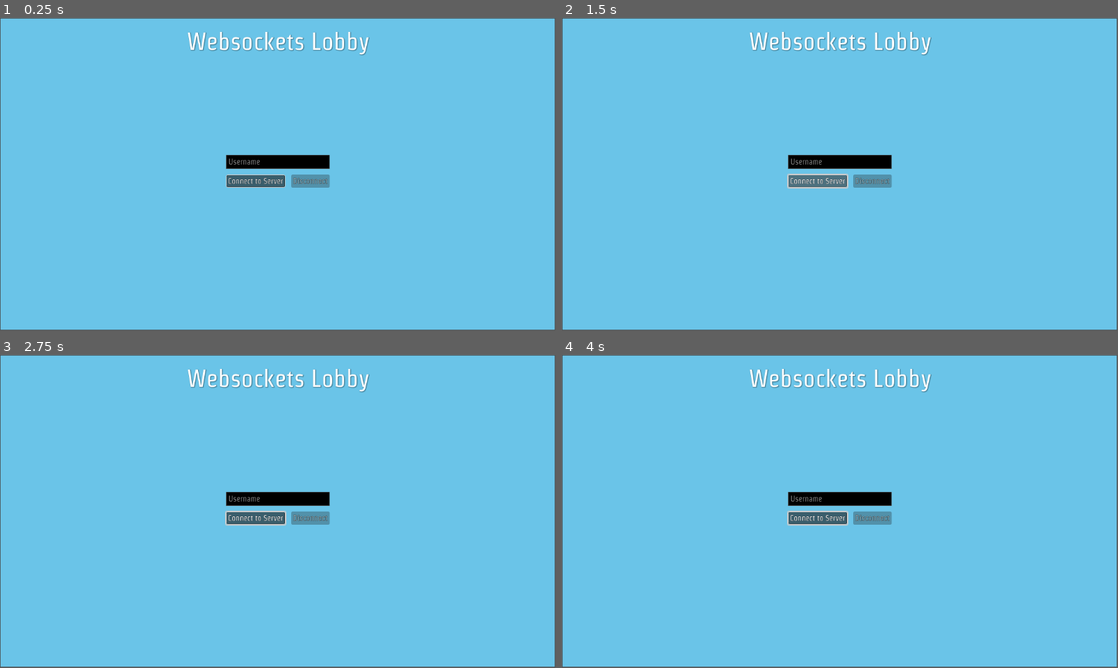
Above: before the commit, frames 1-4 (two rows, left to right).
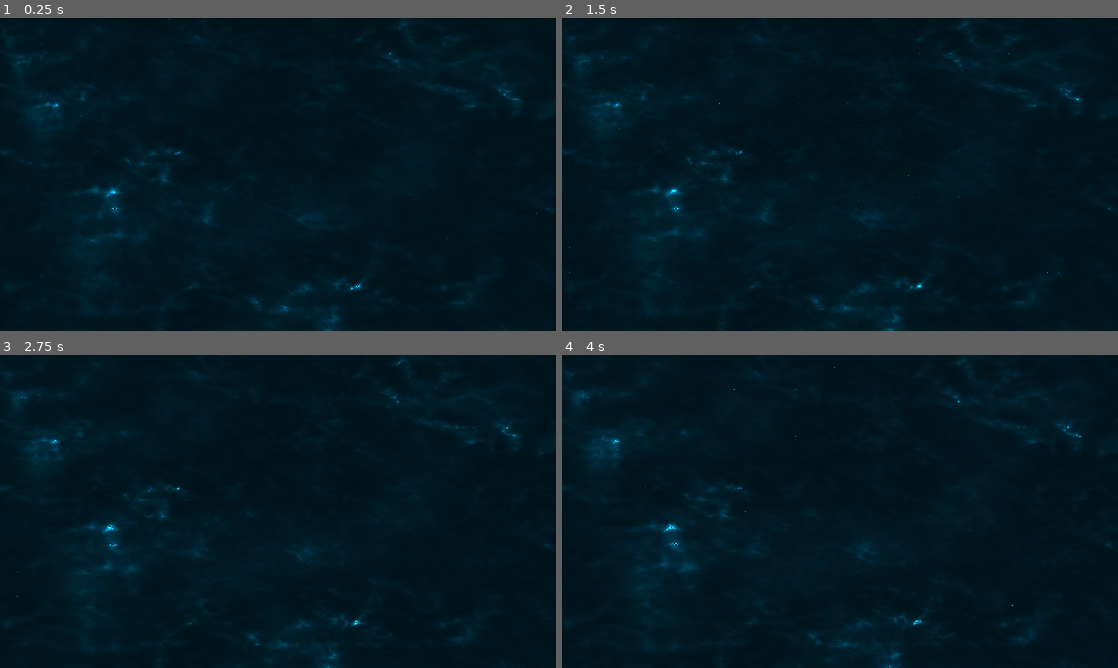
Above: after the commit, the same moments.

Repository: jonandrewdavis/jad-web-rtc-prototype
Game: Godot game, scene res://main.tscn
The game is run twice, just before and just after one commit, with the same random seed, the same clock (stepped at 60 frames per second) and the same inputs.
Inputs (mouse positions are in pixels of both pictures, inside the frame that each line leads up to):
- Up to frame 1 (0.25 s): no input
- Up to frame 2 (1.5 s): tap Enter at 0.5 s; move the mouse to (962, 158) at 0.52 s; hold D (right) 0.53-1.25 s; tap C (crouch) at 0.6 s; tap Space (jump) at 0.77 s; click (817, 180) at 1.25 s, where only the run before the commit has a clickable "Connect to Server"
- Up to frame 3 (2.75 s): move the mouse to (166, 527) at 2.02 s; hold S (down) from 2.03 s (still down); click (166, 527) at 2.1 s
- Up to frame 4 (4 s): move the mouse to (895, 442) at 2.77 s; release S (down) at 2.78 s; hold D (right) 2.78-3.53 s; hold Shift (sprint) 2.78-3.53 s; move the mouse to (812, 574) at 3.52 s; hold W (up) from 3.53 s (still down); tap C (crouch) at 3.6 s
In our replay, the window is 799x449 before the commit and 800x450 after it. These sizes can differ from the game's own. Grey fills any space a smaller window leaves; there, only what the larger window draws over its background counts as a difference.

The runs differ from the first frame. In frame 1, 100% of the frame differs, in the area x 0-100%, y 0-100%; in frame 2, 100%; in frame 3, 100%; in frame 4, 100%.

Commit message:
feat: fun with shaders

Diff:
--- /dev/null
+++ b/godot_client/game/world/panorama_sky_material.tres
@@ -0,0 +1,19 @@
+[gd_resource type="ShaderMaterial" load_steps=3 format=3 uid="uid://dsenaup7yl1qq"]
+
+[ext_resource type="Shader" uid="uid://dpf2714ymhaie" path="res://shaders/panorama_sky_texture_with_clouds_shader.gdshader" id="1_x6by0"]
+[ext_resource type="Texture2D" uid="uid://3bbhh1hy8wyv" path="res://assets/textures/NightSkyHDRI008_2K-TONEMAPPED.jpg" id="2_nq3l8"]
+
+[resource]
+shader = ExtResource("1_x6by0")
+shader_parameter/source_panorama = ExtResource("2_nq3l8")
+shader_parameter/add_clouds = true
+shader_parameter/clouds_below = false
+shader_parameter/cloud_scale = 0.25
+shader_parameter/speed = 0.010000000475
+shader_parameter/cloud_dark = 0.5
+shader_parameter/cloud_light = 0.3
+shader_parameter/cloud_cover = 0.2
+shader_parameter/cloud_alpha = 8.0
+shader_parameter/sky_tint = 0.5
+shader_parameter/height_offset = 0.2
+shader_parameter/sky_contribution = 0.5
--- a/godot_client/game/world/world.tscn
+++ b/godot_client/game/world/world.tscn
@@ -3,17 +3,18 @@
 [ext_resource type="Script" uid="uid://hxohhat02ubx" path="res://addons/bad.multiplayer/bad_match_handler.gd" id="1_k7f6b"]
 [ext_resource type="Material" uid="uid://dpuau02nlxdgb" path="res://game/world/floor_material.tres" id="1_vn0wg"]
 [ext_resource type="PackedScene" uid="uid://cc1m2a1obsyn4" path="res://addons/fpc/character.tscn" id="2_4adp2"]
+[ext_resource type="Material" uid="uid://dsenaup7yl1qq" path="res://game/world/panorama_sky_material.tres" id="3_dess5"]
 [ext_resource type="Texture2D" uid="uid://cxjxvqmf4boxq" path="res://assets/textures/green.png" id="3_k7f6b"]
 
-[sub_resource type="ProceduralSkyMaterial" id="ProceduralSkyMaterial_k7f6b"]
-
 [sub_resource type="Sky" id="Sky_4adp2"]
-sky_material = SubResource("ProceduralSkyMaterial_k7f6b")
+sky_material = ExtResource("3_dess5")
 
 [sub_resource type="Environment" id="Environment_dess5"]
 background_mode = 2
 sky = SubResource("Sky_4adp2")
-reflected_light_source = 2
+ambient_light_source = 2
+ambient_light_color = Color(0.95330006, 0.76221853, 0.7074182, 1)
+reflected_light_source = 1
 tonemap_mode = 4
 
 [sub_resource type="CompressedTexture2D" id="CompressedTexture2D_4adp2"]
@@ -63,7 +64,7 @@
 transform = Transform3D(-0.09011109, -0.7987319, 0.5949012, 0, 0.5973313, 0.8019946, -0.99593174, 0.07226861, -0.053826176, 0, 3.7201366, 8.137672)
 light_energy = 4.0
 shadow_enabled = true
-directional_shadow_mode = 0
+directional_shadow_mode = 1
 
 [node name="PlayerContainer" type="Node3D" parent="."]
 
@@ -116,3 +117,6 @@
 
 [node name="Marker3D2" type="Marker3D" parent="SpawnPoints"]
 transform = Transform3D(1, 0, 0, 0, 1, 0, 0, 0, 1, 0, 1.3436141, -5.3050785)
+
+[node name="Camera3D" type="Camera3D" parent="."]
+transform = Transform3D(1, 0, 0, 0, 0.9343849, -0.35626507, 0, 0.35626507, 0.9343849, 2.040536, 3.1169095, 4.559601)
--- a/godot_client/main.gd
+++ b/godot_client/main.gd
@@ -1,5 +1,4 @@
-extends Control
-
+extends Node
 
 # Called when the node enters the scene tree for the first time.
 func _ready() -> void:
--- a/godot_client/main.tscn
+++ b/godot_client/main.tscn
@@ -1,16 +1,50 @@
-[gd_scene load_steps=3 format=3 uid="uid://coipmkwg135us"]
+[gd_scene load_steps=8 format=3 uid="uid://coipmkwg135us"]
 
 [ext_resource type="Script" uid="uid://cvbrcxopt3pdp" path="res://main.gd" id="1_ig7tw"]
+[ext_resource type="PackedScene" uid="uid://cybu63jspuy30" path="res://menus/main_menu_bad/main_menu_bad.tscn" id="2_0xm2m"]
+[ext_resource type="Shader" uid="uid://d8hbewvob8f6" path="res://shaders/nebula.gdshader" id="2_h2yge"]
+[ext_resource type="FastNoiseLite" uid="uid://s5s6uy8lpt7q" path="res://shaders/nebula_fast_lite_cubic_noise.tres" id="3_1bvp3"]
 [ext_resource type="PackedScene" uid="uid://chqusw4w4e11" path="res://menus/lobby_menu/lobby_menu.tscn" id="3_h2yge"]
 
-[node name="Main" type="Control"]
-layout_mode = 3
+[sub_resource type="NoiseTexture2D" id="NoiseTexture2D_lquwl"]
+noise = ExtResource("3_1bvp3")
+
+[sub_resource type="ShaderMaterial" id="ShaderMaterial_7mycd"]
+shader = ExtResource("2_h2yge")
+shader_parameter/stars_on = true
+shader_parameter/stars_flicker = true
+shader_parameter/timeScaleFactor = 0.029999999998835847
+shader_parameter/noise_texture = SubResource("NoiseTexture2D_lquwl")
+shader_parameter/colour_muiltiplier = Color(0.41884705, 0.7190553, 1, 1)
+shader_parameter/colour_muiltiplier2 = Color(0.07450981, 1, 1, 1)
+shader_parameter/brightness = 1.0000000475000002
+shader_parameter/clouds_resolution = 8.000000380000001
+shader_parameter/clouds_intesity = 0.20000001369110004
+shader_parameter/waveyness = 0.5
+shader_parameter/fragmentation = 7.0
+shader_parameter/distortion = 1.5
+shader_parameter/clouds_alpha = 0.5
+shader_parameter/movement = 0.89999999757907
+shader_parameter/blur = 1.4
+shader_parameter/blur2 = 0.01
+shader_parameter/bg_speed = 0.19999999999708962
+shader_parameter/mid_speed = 0.5
+shader_parameter/fg_speed = 1.0
+
+[node name="Main" type="Node"]
+script = ExtResource("1_ig7tw")
+
+[node name="BackgroundShader" type="ColorRect" parent="."]
+material = SubResource("ShaderMaterial_7mycd")
 anchors_preset = 15
 anchor_right = 1.0
 anchor_bottom = 1.0
 grow_horizontal = 2
 grow_vertical = 2
-script = ExtResource("1_ig7tw")
+metadata/_edit_use_anchors_ = true
 
 [node name="LobbyMenu" parent="." instance=ExtResource("3_h2yge")]
-layout_mode = 1
+visible = false
+
+[node name="MainMenuBad" parent="." instance=ExtResource("2_0xm2m")]
+visible = false
--- a/godot_client/menus/lobby_menu/lobby_menu.tscn
+++ b/godot_client/menus/lobby_menu/lobby_menu.tscn
@@ -1,14 +1,6 @@
-[gd_scene load_steps=3 format=3 uid="uid://chqusw4w4e11"]
+[gd_scene load_steps=2 format=3 uid="uid://chqusw4w4e11"]
 
 [ext_resource type="Script" uid="uid://e1via0bhi4hy" path="res://menus/lobby_menu/lobby_menu.gd" id="1_3p3bs"]
-
-[sub_resource type="StyleBoxFlat" id="StyleBoxFlat_3p3bs"]
-bg_color = Color(0.41779894, 0.7696412, 0.9103308, 1)
-border_width_left = 1
-border_width_top = 1
-border_width_right = 1
-border_width_bottom = 1
-border_color = Color(0.282353, 0.282353, 0.282353, 1)
 
 [node name="LobbyMenu" type="Control"]
 layout_mode = 3
@@ -18,15 +10,6 @@
 grow_horizontal = 2
 grow_vertical = 2
 script = ExtResource("1_3p3bs")
-
-[node name="Panel" type="Panel" parent="."]
-layout_mode = 1
-anchors_preset = 15
-anchor_right = 1.0
-anchor_bottom = 1.0
-grow_horizontal = 2
-grow_vertical = 2
-theme_override_styles/panel = SubResource("StyleBoxFlat_3p3bs")
 
 [node name="TopCenter" type="MarginContainer" parent="."]
 layout_mode = 1
--- a/godot_client/menus/main_menu_bad/main_menu_bad.tscn
+++ b/godot_client/menus/main_menu_bad/main_menu_bad.tscn
@@ -4,8 +4,13 @@
 [ext_resource type="PackedScene" uid="uid://dvt043rm64w77" path="res://menus/main_menu_bad/sub-menus/host_options_menu.tscn" id="2_4ince"]
 [ext_resource type="PackedScene" uid="uid://bxckjot076ujd" path="res://menus/main_menu_bad/sub-menus/join_options_menu.tscn" id="3_3xydf"]
 
-[sub_resource type="StyleBoxFlat" id="StyleBoxFlat_kqo2c"]
-bg_color = Color(0, 0.654902, 0.878431, 0.176471)
+[sub_resource type="StyleBoxFlat" id="StyleBoxFlat_6pmu0"]
+bg_color = Color(0, 0, 0, 0)
+border_width_left = 1
+border_width_top = 1
+border_width_right = 1
+border_width_bottom = 1
+border_color = Color(0.282353, 0.282353, 0.282353, 1)
 
 [sub_resource type="StyleBoxFlat" id="StyleBoxFlat_4ince"]
 draw_center = false
@@ -48,7 +53,7 @@
 
 [node name="Panel" type="Panel" parent="MarginContainer"]
 layout_mode = 2
-theme_override_styles/panel = SubResource("StyleBoxFlat_kqo2c")
+theme_override_styles/panel = SubResource("StyleBoxFlat_6pmu0")
 
 [node name="VBoxContainer" type="VBoxContainer" parent="MarginContainer/Panel"]
 visible = false
--- a/godot_client/project.godot
+++ b/godot_client/project.godot
@@ -22,6 +22,11 @@
 BADNetworkEvents="*res://addons/bad.multiplayer/autoloads/bad_network_events.gd"
 BADSceneManager="*res://addons/bad.multiplayer/autoloads/bad_scene_manager.gd"
 BADMP="*res://addons/bad.multiplayer/autoloads/bad_mp.gd"
+
+[display]
+
+window/size/mode=2
+window/stretch/mode="canvas_items"
 
 [editor_plugins]
 
--- /dev/null
+++ b/godot_client/shaders/nebula.gdshader
@@ -0,0 +1,142 @@
+shader_type canvas_item;
+
+// --- Star and Time Configuration ---
+uniform bool stars_on = true;             // Toggle star rendering
+uniform bool stars_flicker = true;        // Toggle flickering effect for stars
+uniform float timeScaleFactor = 0.04;     // Time scaling for animation speed
+
+// --- Noise Texture for Clouds and Flow ---
+uniform sampler2D noise_texture : repeat_enable, filter_linear;
+
+// --- Color Control ---
+uniform vec4 colour_muiltiplier : source_color = vec4(1.0); // Final color tint
+uniform vec4 colour_muiltiplier2 : source_color = vec4(1.0); // Extra post-multiplier
+
+// --- Visual Tuning Parameters ---
+uniform float brightness : hint_range(0.0, 3.0) = 1.2;
+uniform float clouds_resolution : hint_range(0.0, 20.0) = 10.0;
+uniform float clouds_intesity : hint_range(-0.06, 0.5) = 0.0;
+uniform float waveyness : hint_range(0.0, 10.0) = 0.5;
+uniform float fragmentation : hint_range(0.0, 100.0) = 7.0;
+uniform float distortion : hint_range(0.0, 10.0) = 1.5;
+uniform float clouds_alpha : hint_range(0.4, 0.6) = 0.5;
+uniform float movement : hint_range(0.7, 2.0) = 1.3;
+uniform float blur : hint_range(0.0, 10.0) = 1.4;
+uniform float blur2 : hint_range(0.0, 0.01) = 0.01;
+
+// --- Parallax Speeds for Depth Layers ---
+uniform float bg_speed = 0.1;
+uniform float mid_speed = 0.5;
+uniform float fg_speed = 1.0;
+
+// Scaled time for animation
+float localTime() {
+    return TIME * timeScaleFactor;
+}
+
+// 2D rotation matrix
+mat2 makem2(float theta) {
+    float c = cos(theta);
+    float s = sin(theta);
+    return mat2(vec2(c, -s), vec2(s, c));
+}
+
+// Noise sampling from red channel
+float noise(vec2 x) {
+    return texture(noise_texture, x * blur2).x;
+}
+
+// Noise sampling from green channel
+float noisey(vec2 y) {
+    return texture(noise_texture, y * blur2).y;
+}
+
+// Gradient noise for flow field
+vec2 gradn(vec2 p) {
+    float ep = 0.09;
+    float gradx = noise(vec2(p.x + ep, p.y)) - noise(vec2(p.x - ep, p.y));
+    float grady = noisey(vec2(p.x, p.y + ep)) - noisey(vec2(p.x, p.y - ep));
+    return vec2(gradx, grady);
+}
+
+// Main procedural cloud flow calculation
+float flow(vec2 p) {
+    float z = 2.0;
+    float rz = clouds_intesity;
+    vec2 bp = p;
+
+    for (float i = 1.0; i < 7.0; ++i) {
+        p += localTime() * 0.6;
+        bp += localTime() * 5.9;
+        vec2 gr = gradn(i * p * 0.34 + localTime());
+        gr *= makem2(localTime() * 6.0 - (.05 * p.x + .03 * p.y) * 90.0); // Rotate gradients
+        p += gr * waveyness;
+        rz += (sin(noise(p) * fragmentation) * distortion + clouds_alpha) / z;
+        p = mix(bp, p, movement); // Mix distorted and original path
+        z *= blur;
+        p *= 2.0;
+        bp *= 1.9;
+    }
+    return rz;
+}
+
+// Pseudorandom star generation
+float rand(vec2 st) {
+    return fract(sin(dot(st.xy, vec2(12.9898, 78.233))) * 43758.5453);
+}
+
+void fragment() {
+    // Scale and tile UV coordinates
+    vec2 p = UV * clouds_resolution;
+    p *= clouds_resolution;
+
+    // Parallax layer offsets
+    vec2 bg_p = p * bg_speed;
+    vec2 mid_p = p * mid_speed;
+    vec2 fg_p = p * fg_speed;
+
+    // Base colors for clouds (can be modified)
+    float red = 0.2 * sin(TIME * 0.1);
+    float blue = 0.1;
+    float green = 0.1;
+
+    // Flow calculations for each depth layer
+    float bg_rz = flow(bg_p);
+    float mid_rz = flow(mid_p);
+    float fg_rz = flow(fg_p);
+
+    // Color composition from each layer
+    vec3 col_bg = vec3(red, blue, green) / bg_rz;
+    vec3 col_mid = vec3(red, blue, green) / mid_rz;
+    vec3 col_fg = vec3(red, blue, green) / fg_rz;
+
+    // Brightness adjustment
+    col_bg = pow(col_bg, vec3(brightness));
+    col_mid = pow(col_mid, vec3(brightness));
+    col_fg = pow(col_fg, vec3(brightness));
+
+    // --- Star field generation ---
+    float stars = 0.0;
+    vec2 star_uv = UV * 100.0 + localTime() * bg_speed * 20.0; // Move stars slowly
+    vec2 grid_pos = floor(star_uv);     // Cell ID
+    vec2 local_pos = fract(star_uv);    // Position within cell
+
+    float rand_val = rand(grid_pos);
+    if (rand_val > 0.965) {
+        float dist = distance(local_pos, vec2(0.5)); // Centered fade
+        float intensity = smoothstep(0.05, 0.0, dist);
+        float flicker = stars_flicker ? (0.5 + 0.5 * sin(TIME * (rand_val * 3.0) + rand_val * 100.0)) : 1.0;
+        stars = intensity * flicker * rand_val;
+    }
+
+    // Final composite color from all layers
+    vec3 final_col = col_bg + col_mid + col_fg;
+
+    // Add stars on top if enabled
+    if (stars_on) {
+        final_col += vec3(stars);
+    }
+
+    // Apply final color adjustments
+    COLOR = vec4(final_col * colour_muiltiplier.rgb, 1.0) * colour_muiltiplier2;
+}
--- /dev/null
+++ b/godot_client/shaders/nebula_fast_lite_cubic.tres
@@ -0,0 +1,17 @@
+[gd_resource type="FastNoiseLite" format=3 uid="uid://d1m0lf7jjxq87"]
+
+[resource]
+noise_type = 4
+seed = 115
+frequency = 0.0029
+fractal_type = 3
+fractal_octaves = 10
+fractal_lacunarity = 1.42
+fractal_gain = 2.71
+fractal_weighted_strength = 1.0
+fractal_ping_pong_strength = 0.925
+domain_warp_enabled = true
+domain_warp_fractal_type = 2
+domain_warp_fractal_octaves = 10
+domain_warp_fractal_lacunarity = 13.155
+domain_warp_fractal_gain = 4.19
--- /dev/null
+++ b/godot_client/shaders/nebula_fast_lite_cubic_noise.tres
@@ -0,0 +1,17 @@
+[gd_resource type="FastNoiseLite" format=3 uid="uid://s5s6uy8lpt7q"]
+
+[resource]
+noise_type = 4
+seed = 115
+frequency = 0.0029
+fractal_type = 3
+fractal_octaves = 10
+fractal_lacunarity = 1.42
+fractal_gain = 2.71
+fractal_weighted_strength = 0.9
+fractal_ping_pong_strength = 0.925
+domain_warp_enabled = true
+domain_warp_fractal_type = 2
+domain_warp_fractal_octaves = 10
+domain_warp_fractal_lacunarity = 13.155
+domain_warp_fractal_gain = 4.19
--- /dev/null
+++ b/godot_client/shaders/panorama_sky_texture_with_clouds_shader.gdshader
@@ -0,0 +1,135 @@
+shader_type sky;
+
+render_mode use_half_res_pass;
+
+uniform sampler2D source_panorama : filter_linear, source_color, hint_default_black;
+uniform bool add_clouds = true;
+uniform bool clouds_below = false;
+uniform float cloud_scale : hint_range(0.0, 1.0, 0.01) = 0.25;
+uniform float speed : hint_range(0.0, 0.25, 0.001) = 0.002;
+uniform float cloud_dark : hint_range(0.0, 1.0, 0.01) = 0.5;
+uniform float cloud_light : hint_range(0.0, 1.0, 0.01) = 0.3;
+uniform float cloud_cover : hint_range(0.0, 1.0, 0.01) = 0.2;
+uniform float cloud_alpha : hint_range(0.0, 10.0, 0.01) = 8.0;
+uniform float sky_tint : hint_range(0.0, 1.0, 0.001) = 0.5;
+uniform float height_offset : hint_range(0.0, 1.0, 0.001) = 0.2;
+uniform float sky_contribution : hint_range(0.0, 1.0, 0.1) = 0.5;
+
+const mat2 m = mat2(vec2( 1.6, 1.2), vec2(-1.2, 1.6));
+
+vec2 hash( vec2 p ) {
+	p = vec2(dot(p, vec2(127.1, 311.7)), dot(p, vec2(269.5, 183.3)));
+	return -1.0 + 2.0 * fract(sin(p) * 43758.5453123);
+}
+
+float noise( in vec2 p ) {
+	const float K1 = 0.366025404; // (sqrt(3)-1)/2;
+	const float K2 = 0.211324865; // (3-sqrt(3))/6;
+	vec2 i = floor(p + (p.x + p.y)*K1);
+	vec2 a = p - i + (i.x + i.y) * K2;
+	vec2 o = (a.x > a.y) ? vec2(1.0, 0.0) : vec2(0.0, 1.0);
+	vec2 b = a - o + K2;
+	vec2 c = a - 1.0 + 2.0 * K2;
+	vec3 h = max(0.5 - vec3(dot(a, a), dot(b, b), dot(c, c)), 0.0 );
+	vec3 n = h * h * h * h * vec3(dot(a, hash(i + 0.0)), dot(b, hash(i + o)), dot(c, hash(i + 1.0)));
+	return dot(n, vec3(70.0));
+}
+
+float fbm(vec2 n) {
+	float total = 0.0, amplitude = 0.1;
+	for (int i = 0; i < 7; i++) {
+		total += noise(n) * amplitude;
+		n = m * n;
+		amplitude *= 0.4;
+	}
+	return total;
+}
+
+void sky() {
+	COLOR = texture(source_panorama, SKY_COORDS).rgb;
+	if(AT_CUBEMAP_PASS){
+		COLOR *= sky_contribution;
+    }else if(add_clouds){
+		vec3 normal = normalize(EYEDIR);
+		vec3 plane_intersect = normal / (normal.y + height_offset);
+
+		if(clouds_below){
+			plane_intersect = normal / -(normal.y - height_offset);
+		}
+
+		vec2 p = plane_intersect.xz;
+		p.y *= -1.0;
+		vec2 uv = p;
+
+		float time = TIME * speed;
+		float q = fbm(uv * cloud_scale * 0.5);
+
+		//ridged noise shape
+		float r = 0.0;
+		uv *= cloud_scale;
+		uv -= q - time;
+		float weight = 0.8;
+		for(int i = 0; i < 8; i++){
+			r += abs(weight*noise( uv ));
+			uv = m*uv + time;
+			weight *= 0.7;
+		}
+
+		//noise shape
+		float f = 0.0;
+		uv = p;
+		uv *= cloud_scale;
+		uv -= q - time;
+		weight = 0.7;
+		for(int i = 0; i < 8; i++){
+			f += weight*noise( uv );
+			uv = m*uv + time;
+			weight *= 0.6;
+		}
+
+		f *= r + f;
+
+		//noise colour
+		float c = 0.0;
+		time = TIME * speed * 2.0;
+		uv = p;
+		uv *= cloud_scale * 2.0;
+		uv -= q - time;
+		weight = 0.4;
+		for(int i = 0; i < 7; i++){
+			c += weight*noise( uv );
+			uv = m*uv + time;
+			weight *= 0.6;
+		}
+
+		//noise ridge colour
+		float c1 = 0.0;
+		time = TIME * speed * 3.0;
+		uv = p;
+		uv *= cloud_scale * 3.0;
+		uv -= q - time;
+		weight = 0.4;
+		for (int i = 0; i < 7; i++){
+			c1 += abs(weight*noise( uv ));
+			uv = m*uv + time;
+			weight *= 0.6;
+		}
+
+		c += c1;
+
+		vec3 skycolour = COLOR;
+		vec3 cloudcolour = vec3(1.1, 1.1, 0.9) * clamp((cloud_dark + cloud_light * c), 0.0, 1.0);
+		float horizon_fall_off = max(normal.y, 0.0);
+
+		if(clouds_below){
+			horizon_fall_off = max(-normal.y, 0.0);
+		}
+
+		f = cloud_cover + cloud_alpha * f * r;
+
+		vec3 result = mix(skycolour, clamp(sky_tint * skycolour + cloudcolour, 0.0, 1.0), clamp(f + c, 0.0, 1.0) * horizon_fall_off);
+
+		// Convert the color to black and white.
+		COLOR = vec3((result.r + result.g + result.b) / 3.0);
+	}
+}
Binary file added: godot_client/assets/textures/NightSkyHDRI008_2K-TONEMAPPED.jpg
Not shown, added: godot_client/assets/textures/NightSkyHDRI008_2K-TONEMAPPED.jpg.import
Not shown, added: godot_client/shaders/nebula.gdshader.uid
Not shown, added: godot_client/shaders/panorama_sky_texture_with_clouds_shader.gdshader.uid
